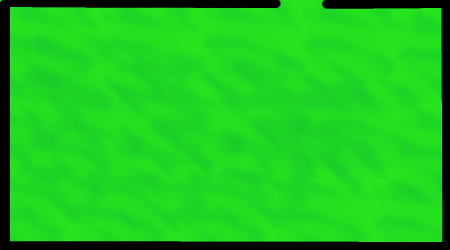
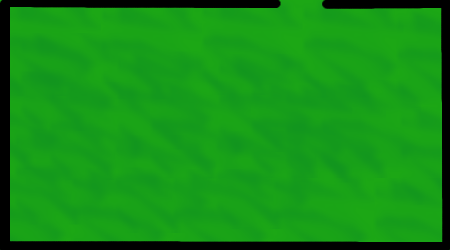
Before/after of a w=450, h=250 layered artwork. What changed in the layer stack:
added layer "New Layer#5" (27%) above "New Layer#4" over (0, 0, 450, 250)
